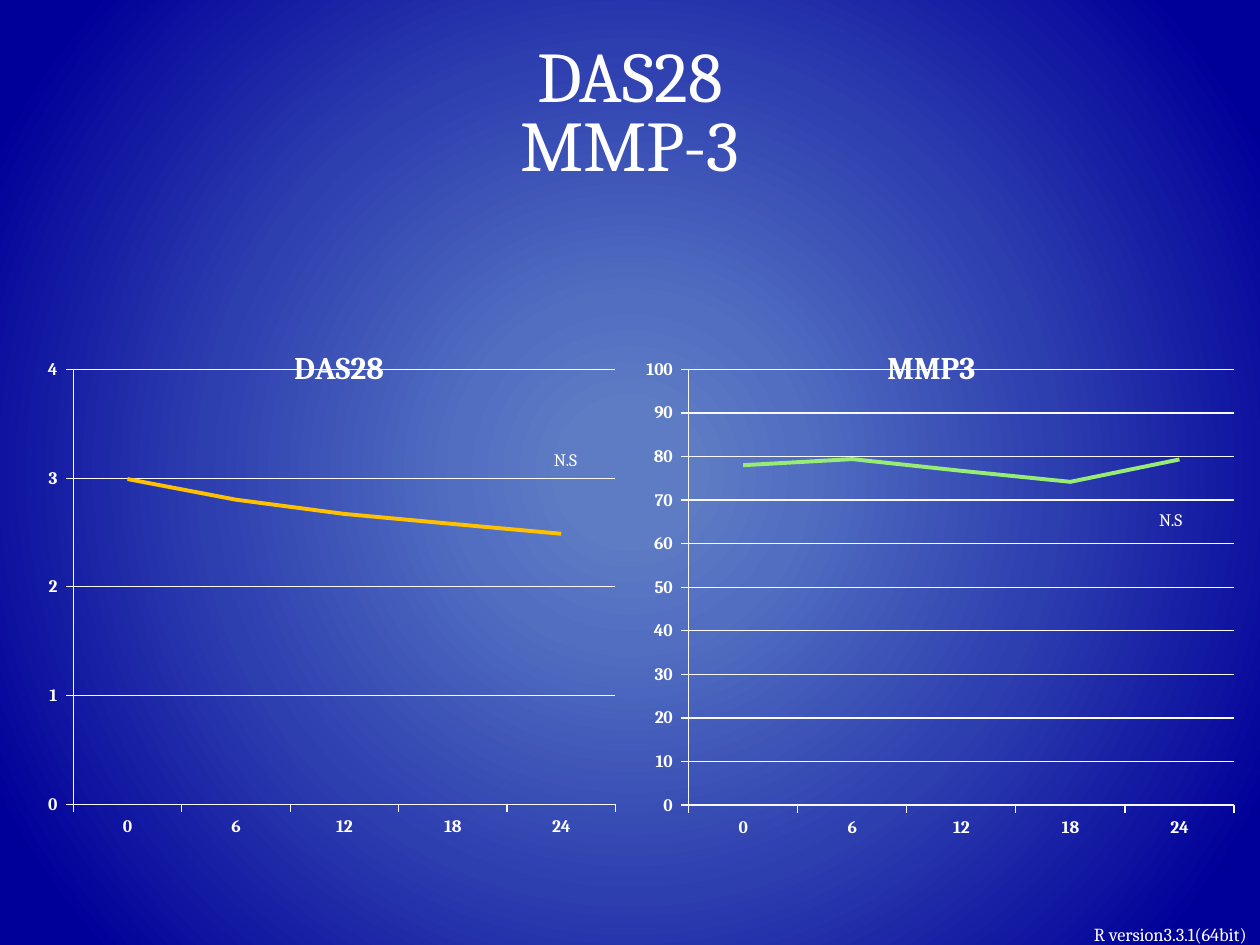
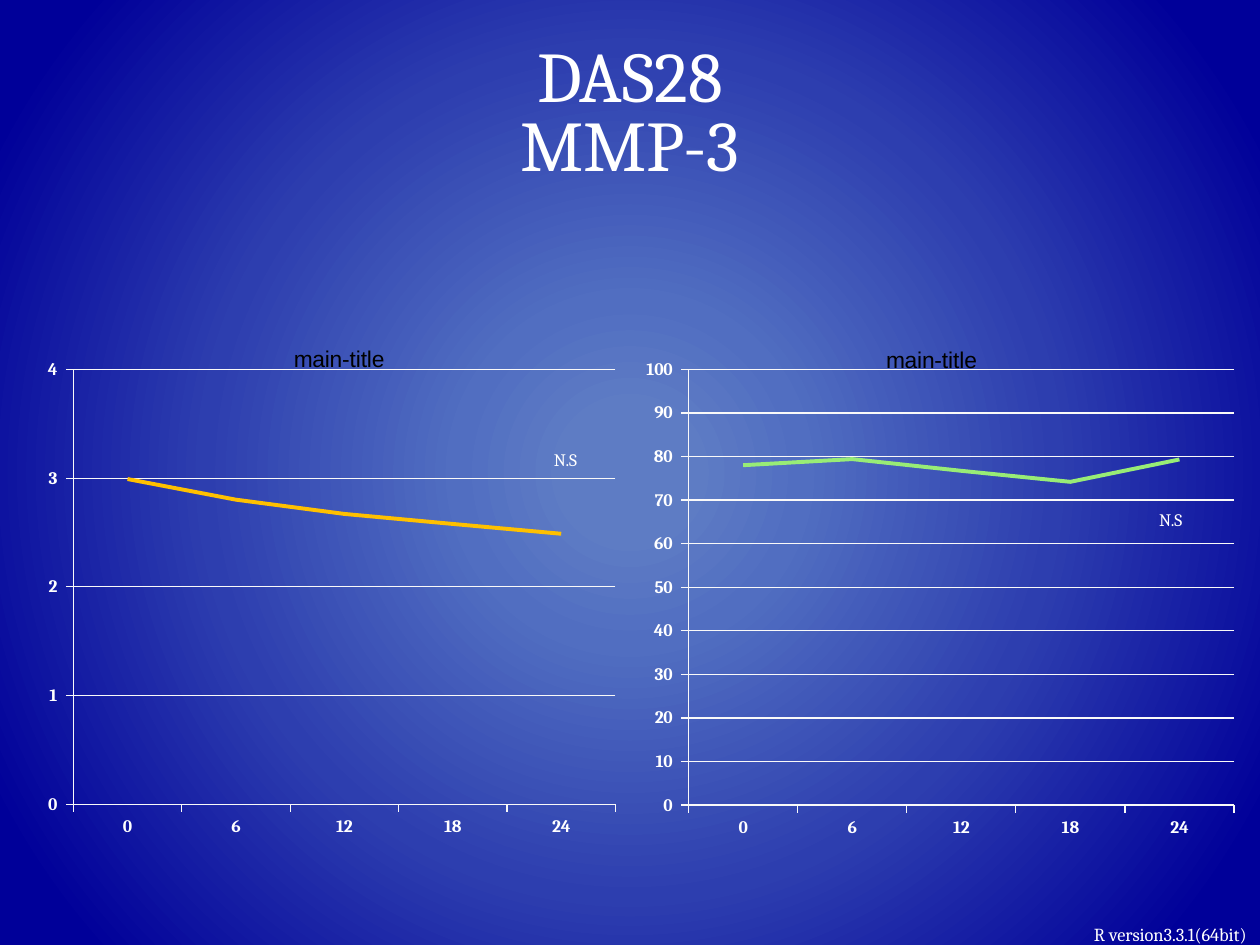
Before and after one commit to MKurisuno/strange, a slide deck: slide 34 of OsteoPorosis.odp (slide 36 before the commit). Drawn at 1260x945 pixels with LibreOffice and Linux fonts; fonts in the diff are those of the drawing. Boxes give left, top, right and bottom in pixels: in the first picture for what was removed or moved away, otherwise in the second. Text is boxed around its words. In the diff, an @@ line names an element or a change of style, - is before the commit and + after.

```diff
--- a/OsteoPorosis.odp
+++ b/OsteoPorosis.odp
@@ line chart at (24, 323, 654, 876) @@
@@ title "DAS28" to "main-title" @@
-DAS28: 3, 2.8, 2.7, 2.6, 2.5
+Series 1: 3, 2.8, 2.7, 2.6, 2.5
@@ line chart at (616, 324, 1246, 877) @@
@@ title "MMP3" to "main-title" @@
-MMP3: 78, 79, 77, 74, 79
+Series 1: 78, 79, 77, 74, 79
```
Also in this commit, not shown: 10 other slides changed, 2 slides removed.
